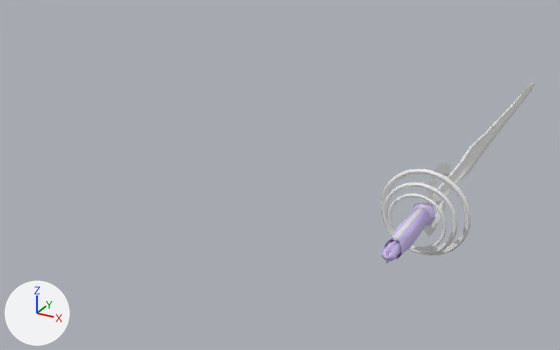
The Blender file dev_files_donot_use_for_server/blender_files/jdeivid/ruina/v1/lan_sword_v1.blend: old version first, new version second.
Rendered twice from a 50 mm lens placed at (27.4, -85.0, 45.3), pointed at (-32.1, 23.1, -8.7). Every picture has the same lights, and +X, +Y and +Z are marked at lower left.

The first picture shows 'lan_sword_v1'.
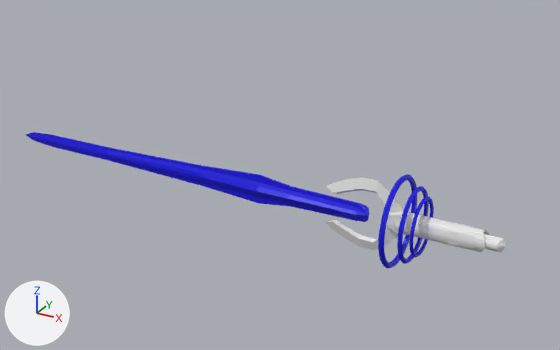
Changed parts and their boxes [x1, y1, x2, y2] in the pictures (560 x 350 px):
'lan_sword_v1', recoloured, mesh turned, modifiers changed
    before: [381, 83, 534, 264]
    after: [26, 132, 506, 268]

The edits, one by one:
Material 'blue' (mat_blue) changes colour from white #e7e7e7 to blue #0c01e7; in linear values from (0.8, 0.8, 0.8) to (0.00352, 0.000253, 0.8).
me_red has 603 vertices, 573 faces, 2 loose edges and spans x 0.0..6.2, y -9.6..69.1, z -6.2..6.2.
me_red is used by ob_lan_sword_v1; location (0.0, 0.0, 0.0).
me_red part 1: the whole mesh is turned 90 degrees about the z axis through its middle, then moved by (-30.9, -26.7, 0.0).
Object 'lan_sword_v1' (ob_lan_sword_v1) has a MIRROR modifier named 'Mirror'.
Modifier setting: use_axis = (False, True, False).
